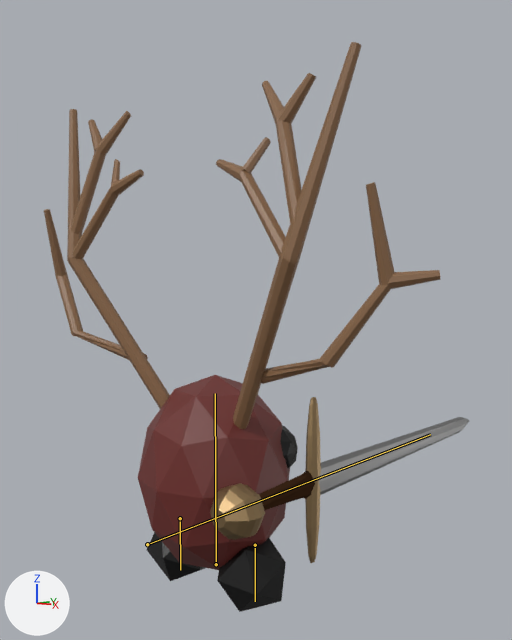
A saved change to the Blender file public/models/azuki_king.blend.
Rendered twice from a 50 mm camera at (6.33, -6.43, 4.18) aimed at (-0.98, 1.91, 3.23). The axes (+X, +Y, +Z) are drawn at lower left. The lights are the same throughout. The bones that bend it are drawn over the model as lines.

The first picture shows 'Body', 'Leg.L', 'Leg.R', 'Spear'.
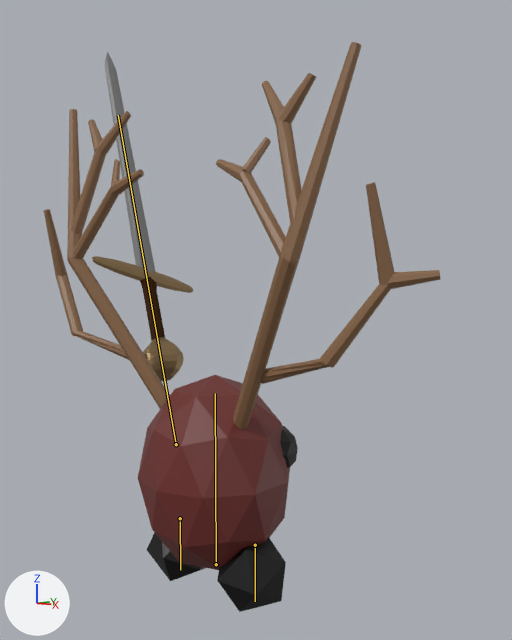
The newer file adds an action. The first version stands in its rest pose; the second is drawn at frame 13 of the action 'Slash'.

Location of each change, (x1, y1, x2, y2) in pixels of the pictures (512 x 640 px):
'Spear', posed (61% narrower, 98% taller)
    before: (210, 397, 470, 563)
    after: (92, 52, 193, 381)
bone 'Spear', root to tip
    before: (147, 544) to (430, 434)
    after: (176, 444) to (118, 115)

The change in detail:
Bone 'Spear' (bone_spear) moves from (0.0, 0.0, 0.0) to (-2.16, 2.37, 0.17).
Bone 'Spear' (bone_spear) turns from (0, 0, 0) to (74, -25, 10) degrees about its own x, y and z.
